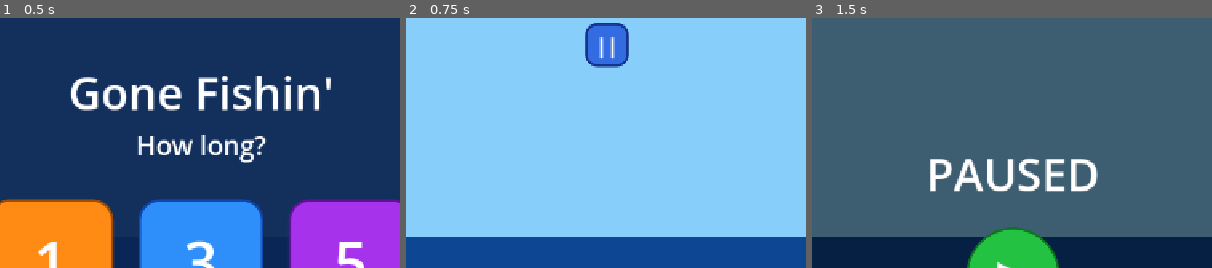
Above: before the commit, frames 1-3 (left to right).
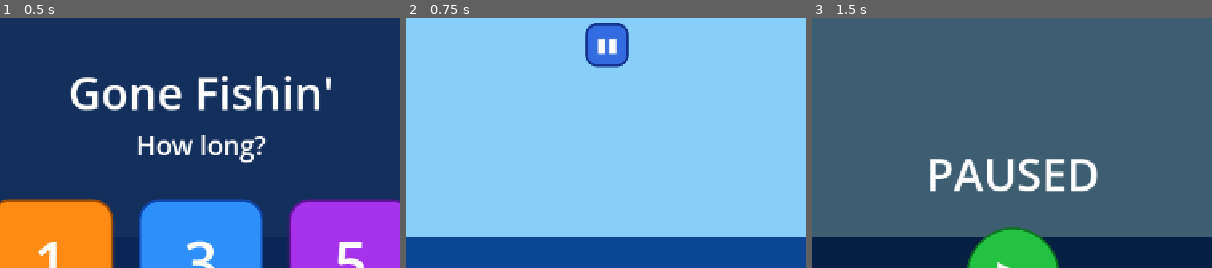
Above: after the commit, the same moments.

Repository: abroederdorf/Carters-Games
Game: Godot game, scene res://scenes/Game.tscn
Same seed, same stepped clock (60 frames per second), same inputs: the game is played once before the commit and once after it.
Inputs:
- Up to frame 1 (0.5 s): no input
- Up to frame 2 (0.75 s): click "1" at 0.5 s
- Up to frame 3 (1.5 s): click "||" (after the commit: "▮▮") at 1.25 s
The pictures show only the part of the screen within x 25-75%, y 0-50%; the shares and areas given below are measured in that part.

Frame 1 is identical in both runs. In frame 2, 0.3% of the frame differs, in the area x 47-53%, y 7-16%; in frame 3, nothing differs.

Commit message:
Use filled-rectangle glyphs for pause button instead of pipe chars
'▮▮' (U+25AE BLACK VERTICAL RECTANGLE) are solid filled bars —
naturally thick without relying on outline stroke to compensate
for the inherently thin '||' pipe glyphs.

Co-Authored-By: Claude Sonnet 4.6 <noreply@anthropic.com>

Diff:
--- a/scenes/UI.tscn
+++ b/scenes/UI.tscn
@@ -306,9 +306,9 @@
 offset_top = 8.0
 offset_right = 35.0
 offset_bottom = 78.0
-text = "||"
-theme_override_font_sizes/font_size = 32
-theme_override_constants/outline_size = 3
+text = "▮▮"
+theme_override_font_sizes/font_size = 30
+theme_override_constants/outline_size = 2
 theme_override_colors/font_color = Color(1, 1, 1, 1)
 theme_override_colors/font_outline_color = Color(1, 1, 1, 1)
 theme_override_colors/font_hover_color = Color(1, 1, 1, 1)
